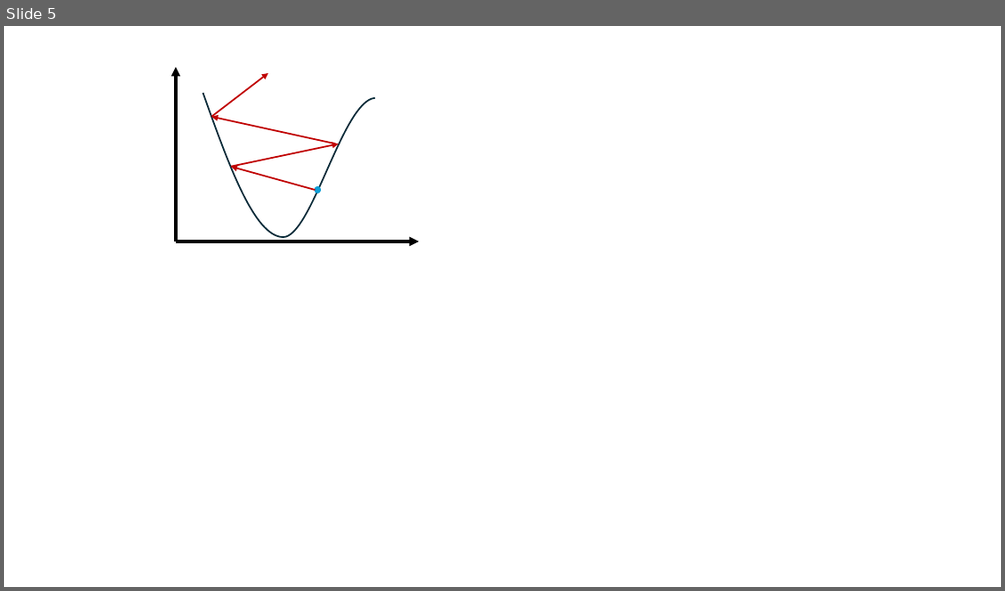
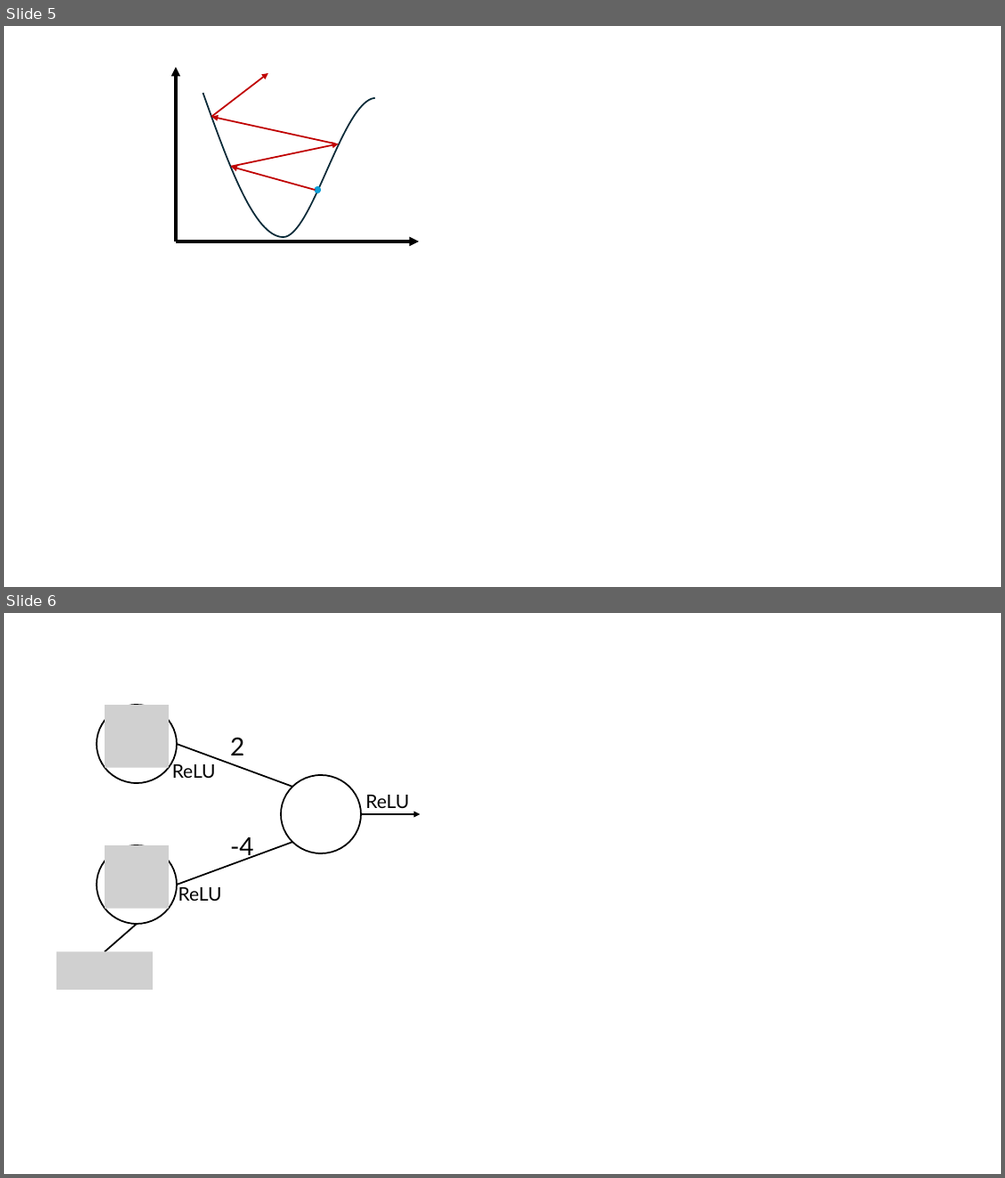
Before and after one commit to OrF8/IML-Course-Summary, a slide deck: Viz.pptx. Shown one above the other, each under a label of ours: slide 5 before the commit, slides 5 and 6 after it. The pictures are 1005x591 and 1005x1178 pixels, drawn with LibreOffice and Linux fonts; fonts in the diff are those of the drawing; grey boxes stand for pictures. Boxes give left, top, right and bottom in pixels: in the first picture for what was removed or moved away, otherwise in the second. Text is boxed around its words. In the diff, an @@ line names an element or a change of style, - is before the commit and + after.

```diff
--- a/Viz.pptx
+++ b/Viz.pptx
@@ slide 6 added at (4,613,1001,1174), background #FFFFFF @@
@@ ellipse added at (97,705,177,784), outline #000000 1.5 pt @@
@@ picture added at (105,705,170,768) @@
@@ line added from (177, 744) to (292, 787), #000000 1.5 pt @@
@@ text added at (230,737,244,755), 24 pt, text #000000 @@
+2
@@ text added at (172,761,216,778), 18 pt, text #000000 @@
+ReLU
@@ ellipse added at (281,775,361,854), outline #000000 1.5 pt @@
@@ text added at (365,795,409,808), 18 pt, text #000000 @@
+ReLU
@@ arrow added from (361, 814) to (420, 814), #000000 1.5 pt @@
@@ ellipse added at (97,845,177,925), outline #000000 1.5 pt @@
@@ picture added at (105,845,170,908) @@
@@ line added from (177, 884) to (292, 842), #000000 1.5 pt @@
@@ text added at (230,837,254,860), 24 pt, text #000000 @@
+-4
@@ text added at (178,887,222,900), 18 pt, text #000000 @@
+ReLU
@@ line added from (137, 924) to (105, 952), #000000 1.5 pt @@
@@ picture added at (57,952,153,989) @@
```
Also in this commit, not shown: 4 other files.
